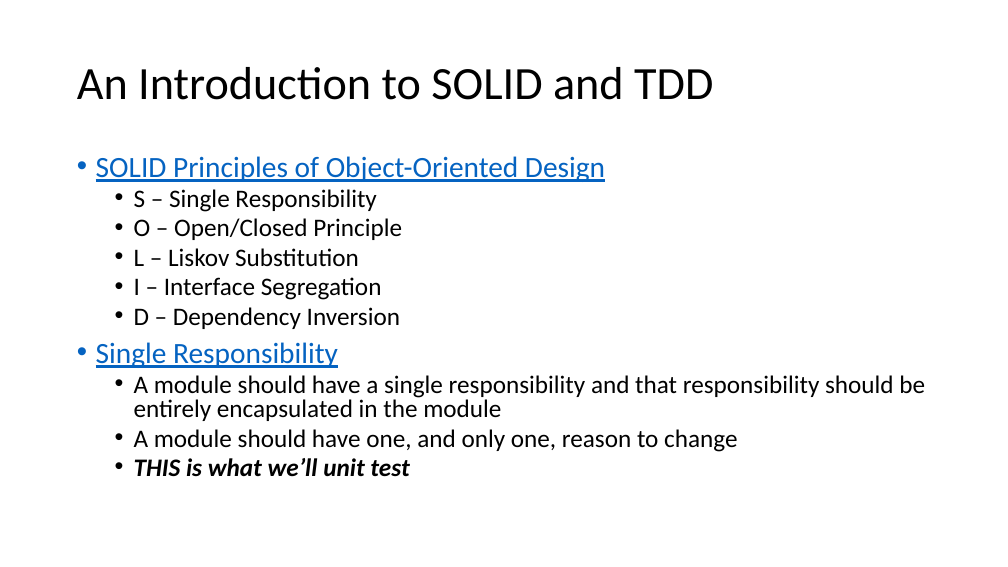
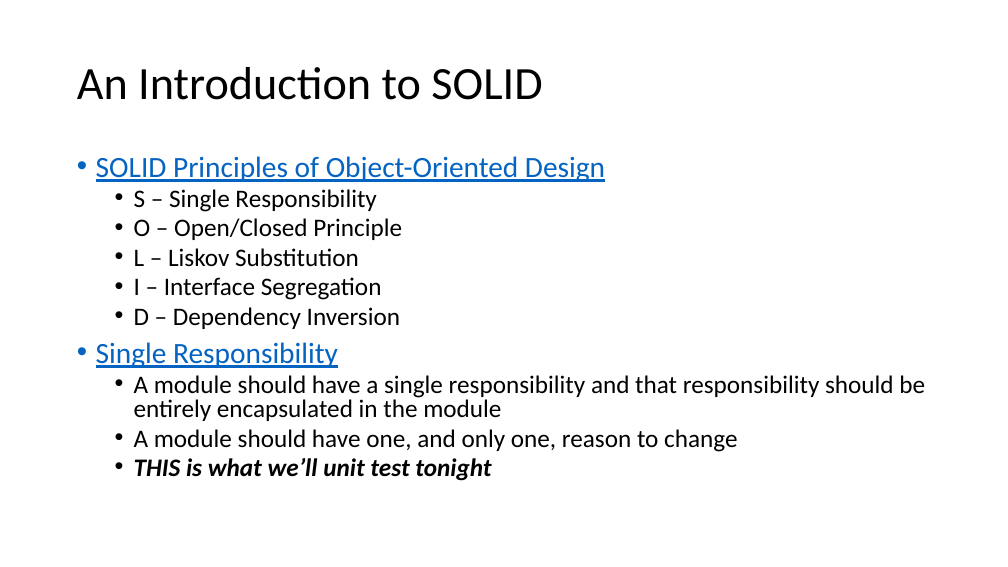
Before and after one commit to donaldsawyer/Demos, a slide deck: slide 3 of tcrug/unit_testing/tcrug_runit_2016_01_21.pptx. Drawn at 1008x567 pixels with LibreOffice and Linux fonts; fonts in the diff are those of the drawing. Boxes give left, top, right and bottom in pixels: in the first picture for what was removed or moved away, otherwise in the second. Text is boxed around its words. In the diff, an @@ line names an element or a change of style, - is before the commit and + after.

```diff
--- a/tcrug/unit_testing/tcrug_runit_2016_01_21.pptx
+++ b/tcrug/unit_testing/tcrug_runit_2016_01_21.pptx
@@ title at box(77, 67, 542, 100): text changed @@
-An Introduction to SOLID and TDD
+An Introduction to SOLID
@@ text at box(134, 458, 491, 481): text changed @@
-  • THIS is what we’ll unit test
+  • THIS is what we’ll unit test tonight
```
Also in this commit, not shown: 4 other slides changed, 3 slides added, 6 other files.
